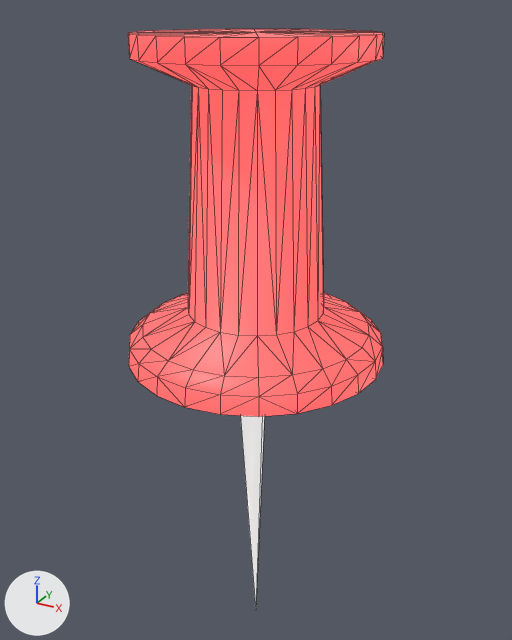
Renders of the OBJ model 3d_models/pin1.obj from each side of a commit.
Both versions are drawn from a camera (50 mm lens) standing at (0.352, -0.639, 0.603) and looking at (-0.012, 0.022, 0.272). Lighting does not change. The marker at lower left points along +X, +Y and +Z. Mesh edges are drawn as thin lines. Where no turn or scale is listed for an object, it has been applied to the vertices.

Objects in the first picture: 'Circle_Circle.001'.
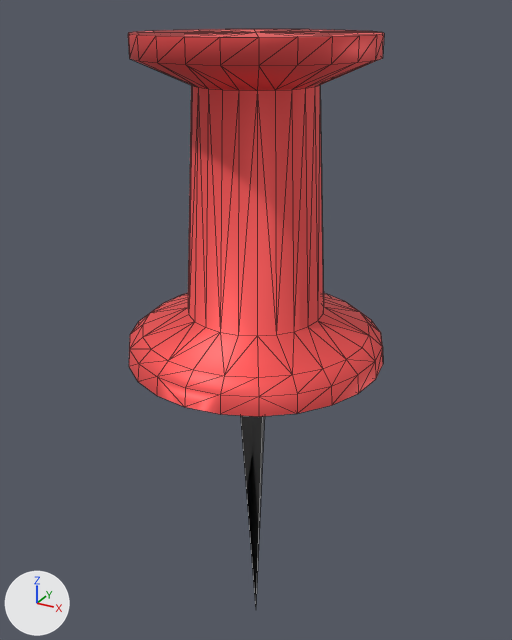
The edits, one by one:
In material 'nasta' (mat_nasta), emission_color is no longer (1.0, 0.1, 0.1), red #ff5959.
In material 'nasta' (mat_nasta), emission_strength is no longer 1.0.
In material 'harmaa' (mat_harmaa), emission_color is no longer (0.7, 0.7, 0.7), light grey #dadada.
In material 'harmaa' (mat_harmaa), emission_strength is no longer 1.0.

Location of each change, [x1, y1, x2, y2] in pixels of the pictures (512 x 640 px):
'Circle_Circle.001', recoloured, surface changed: [128, 29, 384, 606] in both
